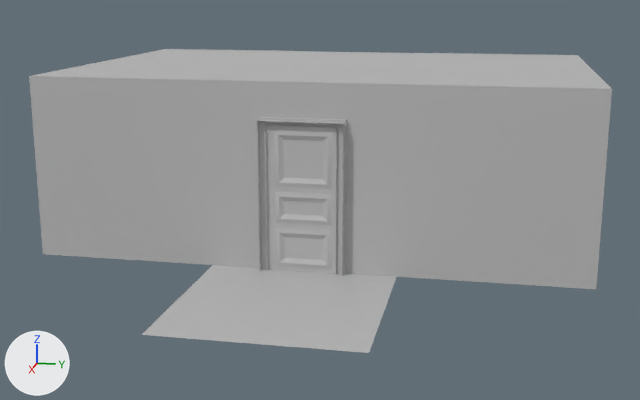
An edit to the FBX model Bed_Time_Story/Assets/MainAsset/KidRoom/ROOM_BOY/MESH/SM_Room_Wall.fbx, drawn before and after from the same camera.
Before and after are seen from a 50 mm lens placed at (21.57, 3.89, 5.96), pointed at (2.12, 0.0, 1.1). The axes (+X, +Y, +Z) are drawn at lower left. The lights are the same throughout. Where no turn or scale is listed for an object, it has been applied to the vertices. Vertices at the same position are counted once.

In view in the first picture: 'Ceiling', 'Door', 'Floor_corridor', 'Wall_02', 'Wall_Door2'.
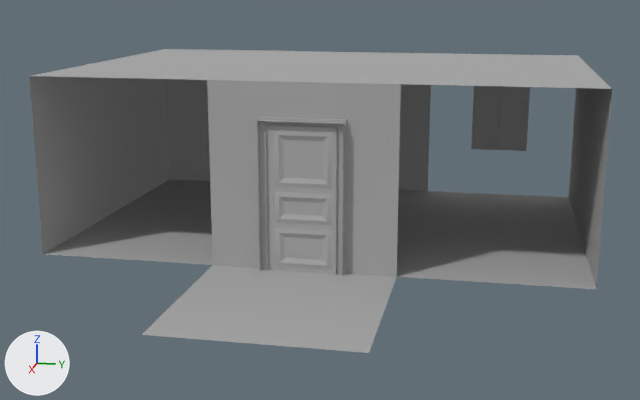
The newer file is also rescaled (x100.0), turned or shifted as a whole; pictures and numbers use the older file's frame.

Pixel boxes [x1, y1, x2, y2] of what changed, in the pictures (640 x 400 px):
'Wall_Door2', recoloured, reshaped (67% narrower, 7% shorter)
    before: [29, 76, 612, 289]
    after: [207, 80, 401, 277]
'Floor', recoloured
    both: [44, 179, 596, 289]
'Wall_01', recoloured
    both: [29, 76, 170, 254]
'Floor_corridor', recoloured
    both: [141, 265, 396, 353]
'Ceiling', recoloured
    both: [32, 49, 612, 89]
'Door', recoloured
    both: [257, 117, 347, 275]
'Wall_02', recoloured
    both: [568, 88, 612, 289]
part 1 of me_mesh_006, deleted
    before: [445, 53, 578, 56]
part 2 of me_mesh_008, deleted
    before: [29, 76, 612, 289]
'Windows1', unchanged, uncovered by the edit
    after: [471, 86, 530, 151]

The edits, one by one:
Material 'MAT_Door' (mat_mat_door) changes colour from grey #bcbcbc to grey #aaaaaa; in linear values from (0.5, 0.5, 0.5) to (0.4, 0.4, 0.4).
Material 'MAT_Tapestry' (mat_mat_tapestry) changes colour from grey #bcbcbc to grey #aaaaaa; in linear values from (0.5, 0.5, 0.5) to (0.4, 0.4, 0.4).
Material 'MAT_Ceiling' (mat_mat_ceiling) changes colour from grey #bcbcbc to grey #aaaaaa; in linear values from (0.5, 0.5, 0.5) to (0.4, 0.4, 0.4).
Material 'MAT_WoodPlank' (mat_mat_woodplank) changes colour from grey #bcbcbc to grey #aaaaaa; in linear values from (0.5, 0.5, 0.5) to (0.4, 0.4, 0.4).
me_mesh_008 has 19 vertices, 10 faces and spans x -0.1..0.1, y -6.0..6.0, z -2.0..2.0.
me_mesh_008 is used by ob_wall_door2; location (4.1, 0.0, 2.0).
Verts and faces of me_mesh_008; kept vertices keep their numbers, new ones are numbered from 19.
Before the commit, vertices of me_mesh_008: 0 (-0.1, 2.0, 2.0) at pixel (400, 84), 1 (-0.1, 2.0, -2.0) at pixel (396, 276), 2 (-0.1, -2.0, 2.0) at pixel (207, 79), 3 (-0.1, -2.0, -2.0) at pixel (212, 265), 15 (-0.1, 6.0, -2.0) at pixel (596, 289).
Before the commit, vertices of me_mesh_008: 16 (-0.1, 6.0, 2.0) at pixel (612, 88), 17 (-0.1, -6.0, -2.0) at pixel (42, 254), 18 (-0.1, -6.0, 2.0) at pixel (29, 76).
Part 2, on me_mesh_008:
Vertices deleted: 15 to 18 (with the faces that use them).
me_mesh_006 has 38 vertices, 25 faces and spans x -0.1..0.1, y -6.0..6.0, z -2.0..2.0.
me_mesh_006 is used by ob_wall_window; location (-4.1, 0.0, 2.0).
Verts and faces of me_mesh_006; kept vertices keep their numbers, new ones are numbered from 38.
Before the commit, vertices of me_mesh_006: 19 (0.1, 2.0, -2.0), 20 (0.1, 2.0, 2.0) at pixel (431, 53), 21 (0.1, 6.0, 2.0) at pixel (578, 55), 22 (0.1, 6.0, -2.0), 23 (0.1, 3.26, 1.48).
Before the commit, vertices of me_mesh_006: 24 (0.1, 3.26, -0.68), 25 (0.1, 4.74, -0.68), 26 (0.1, 4.74, 1.48), 27 (-0.1, 3.26, 1.48), 28 (-0.1, 3.26, -0.68).
Before the commit, vertices of me_mesh_006: 29 (-0.1, 4.74, -0.68), 30 (-0.1, 4.74, 1.48), 31 (-0.09, 2.0, 2.0) at pixel (432, 52), 32 (-0.09, 2.0, -2.0), 33 (-0.09, 6.0, 2.0) at pixel (577, 54).
Before the commit, vertices of me_mesh_006: 34 (-0.09, 6.0, -2.0), 35 (-0.09, 3.26, -0.68), 36 (-0.09, 4.74, -0.68), 37 (-0.09, 4.74, 1.48).
Part 1, on me_mesh_006:
Vertices deleted: 21 to 37 (with the faces that use them).
